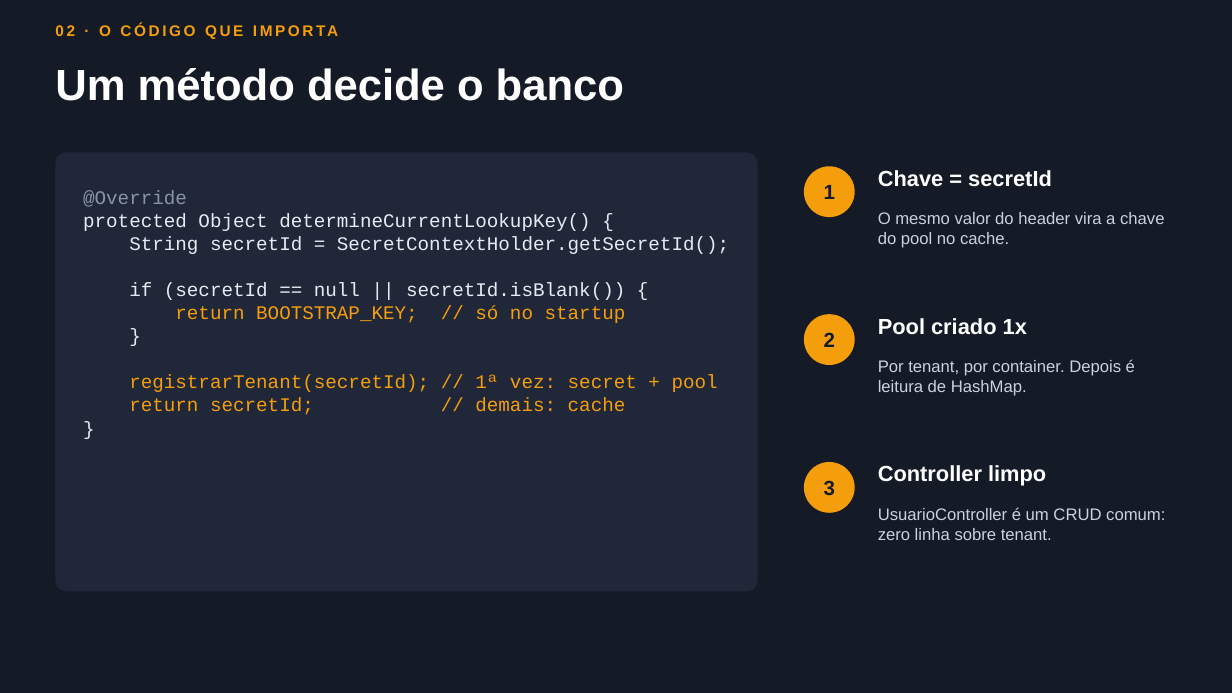
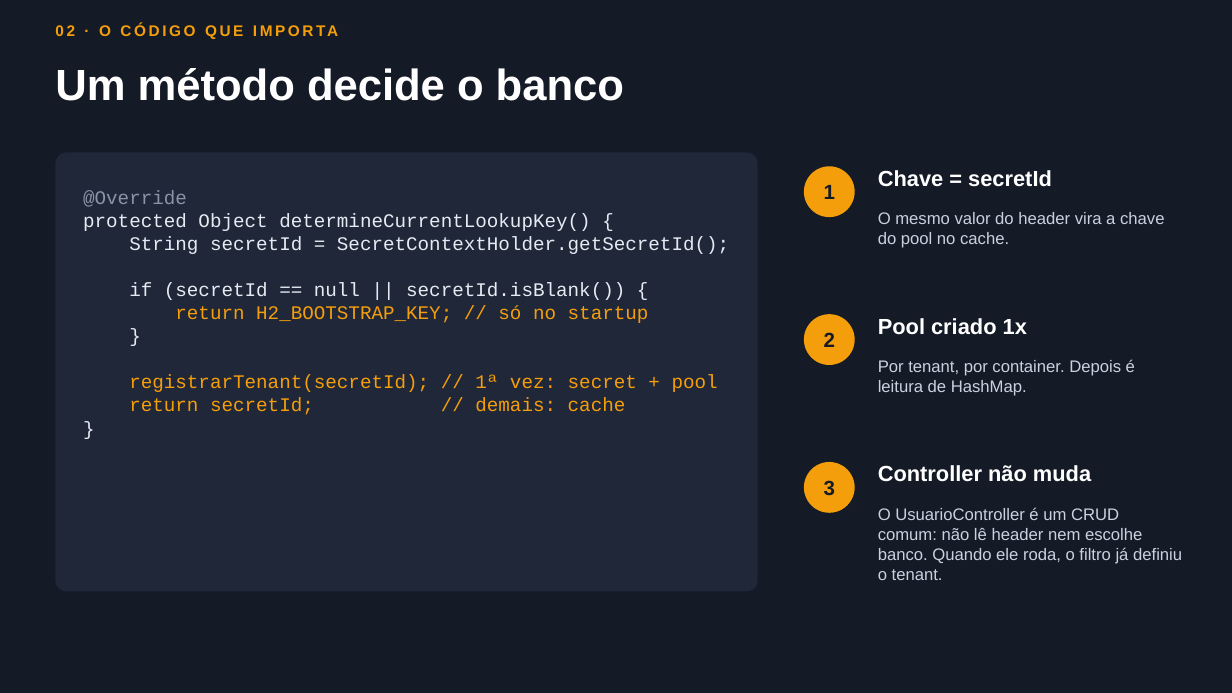
Before and after one commit to Clamant96/lambda-multitenant, a slide deck: slide 4 of docs/lambda-multitenant-workshop-apresentação-final.pptx. Drawn at 1232x693 pixels with LibreOffice and Linux fonts; fonts in the diff are those of the drawing. Boxes give left, top, right and bottom in pixels: in the first picture for what was removed or moved away, otherwise in the second. Text is boxed around its words. In the diff, an @@ line names an element or a change of style, - is before the commit and + after.

```diff
--- a/docs/lambda-multitenant-workshop-apresentação-final.pptx
+++ b/docs/lambda-multitenant-workshop-apresentação-final.pptx
@@ text at [175,305,649,323]: text changed @@
-return BOOTSTRAP_KEY; // só no startup
+return H2_BOOTSTRAP_KEY; // só no startup
@@ text at [878,465,1091,482]: text changed @@
-Controller limpo
+Controller não muda
@@ text at [878,507,1182,580]: text changed @@
-UsuarioController é um CRUD comum: zero linha sobre tenant.
+O UsuarioController é um CRUD comum: não lê header nem escolhe banco. Quando ele roda, o filtro já definiu o tenant.
```
Also in this commit, not shown: 1 other slide changed, 1 slide removed, 2 other files.
